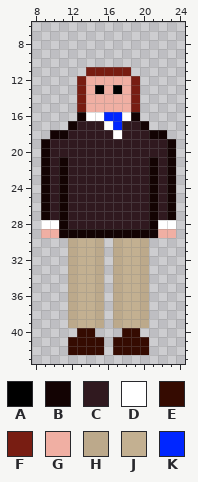
One commit to this pixel-art sprite: sprites/congresssan/South/frame1.png. Above, as it was before the edit.
The file is 32x48 pixels. Shown: x 8..24, y 6..43.
Palette (. is transparent): A #000000  B #130303  C #30191f  D #ffffff  E #350b01  F #781d12  G #f0afa3  H #bca98b  J #c3b091  K #0026ff
New version:
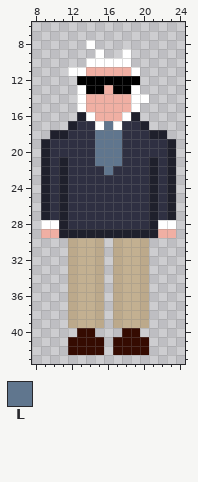
Colours new in this view: L #60768e
The edit:
@@ palette @@
-B #130303
+B #1f202c
-C #30191f
+C #2f3042
@@ x 8..24 @@
  7 .................
- 8 .................
- 9 .................
-10 .................
-11 ......FFFFF......
-12 .....FGGGGGF.....
-13 .....FGAGAGF.....
-14 .....FGGGGGF.....
-15 .....FGGGGGF.....
-16 .....BDDKKDB.....
-17 ....BCCCDKCCB....
-18 ..BBCCCCCDCCCBB..
-19 .BCCCCCCCCCCCCCB.
-20 .BCCCCCCCCCCCCCB.
-21 .BCBCCCCCCCCCBCB.
-22 .BCBCCCCCCCCCBCB.
+ 8 ......D..........
+ 9 .......D..D......
+10 ......DDDDD......
+11 ....DDGGGGGD.....
+12 .....AAAAAAA.....
+13 .....DAAGAAD.....
+14 .....DGGGGGDD....
+15 .....DGGGGGD.....
+16 .....BDGGGDB.....
+17 ....BCCDLDCCB....
+18 ..BBCCCLLLCCCBB..
+19 .BCCCCCLLLCCCCCB.
+20 .BCCCCCLLLCCCCCB.
+21 .BCBCCCLLLCCCBCB.
+22 .BCBCCCCLCCCCBCB.
 23 .BCBCCCCCCCCCBCB.
Pixel boxes of the changes (left, top, right, bottom) in both pictures:
changed: (41, 40, 176, 238)
